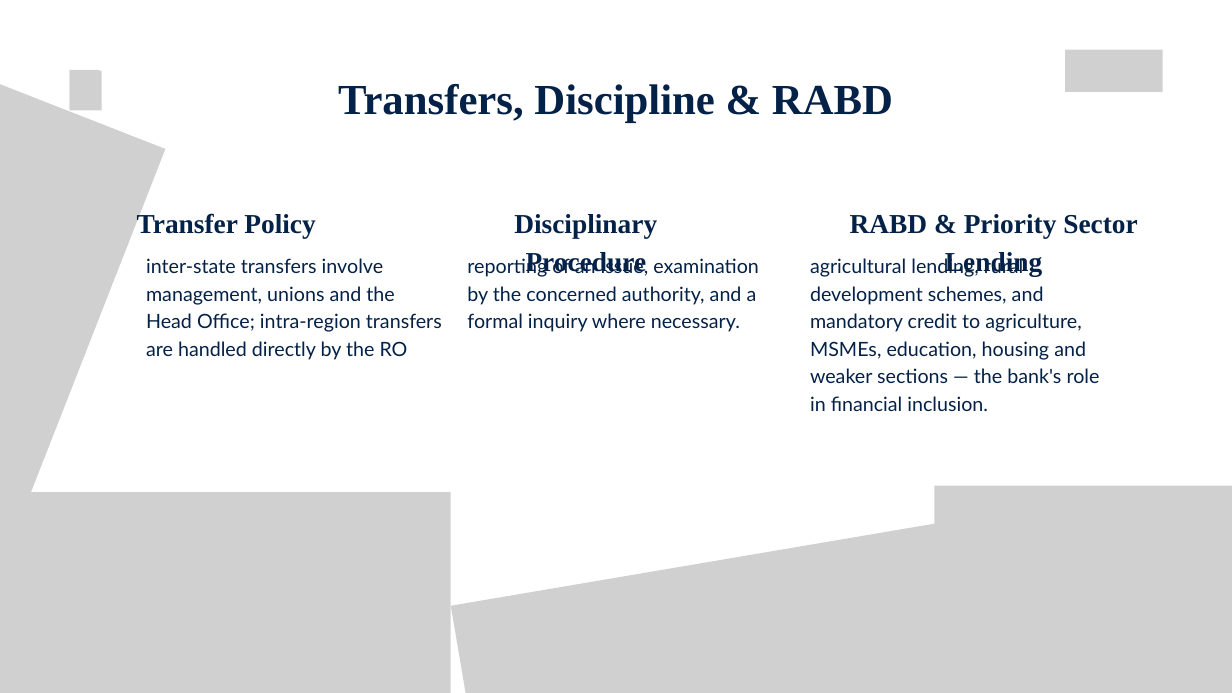
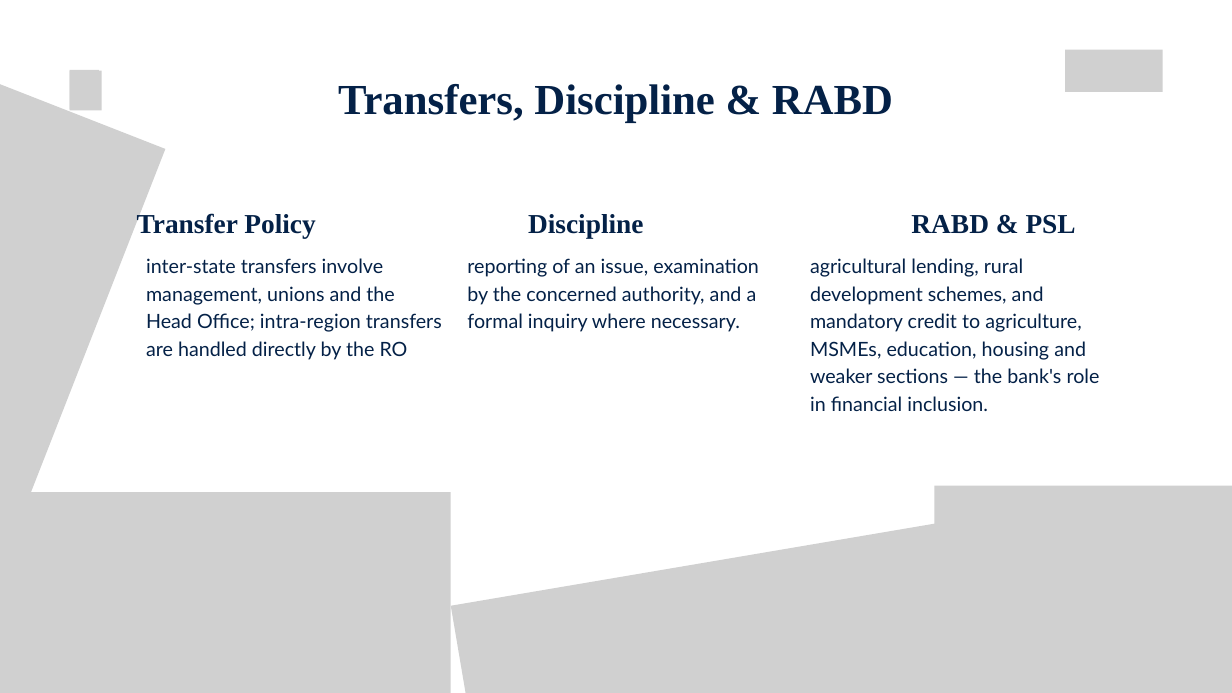
Before and after one commit to debanjanm/Sreetama-Ghosh-Ray, a slide deck: slide 7 of 306 - Internship 3/Internship 3 v2.pptx. Drawn at 1232x693 pixels with LibreOffice and Linux fonts; fonts in the diff are those of the drawing; grey boxes stand for pictures. Boxes give left, top, right and bottom in pixels: in the first picture for what was removed or moved away, otherwise in the second. Text is boxed around its words. In the diff, an @@ line names an element or a change of style, - is before the commit and + after.

```diff
--- a/306 - Internship 3/Internship 3 v2.pptx
+++ b/306 - Internship 3/Internship 3 v2.pptx
@@ text at <box>528,214,643,238</box>: text changed @@
-Disciplinary Procedure
+Discipline
@@ text at <box>911,215,1076,234</box>: text changed @@
-RABD & Priority Sector Lending
+RABD & PSL
```
Also in this commit, not shown: 7 other slides changed.
